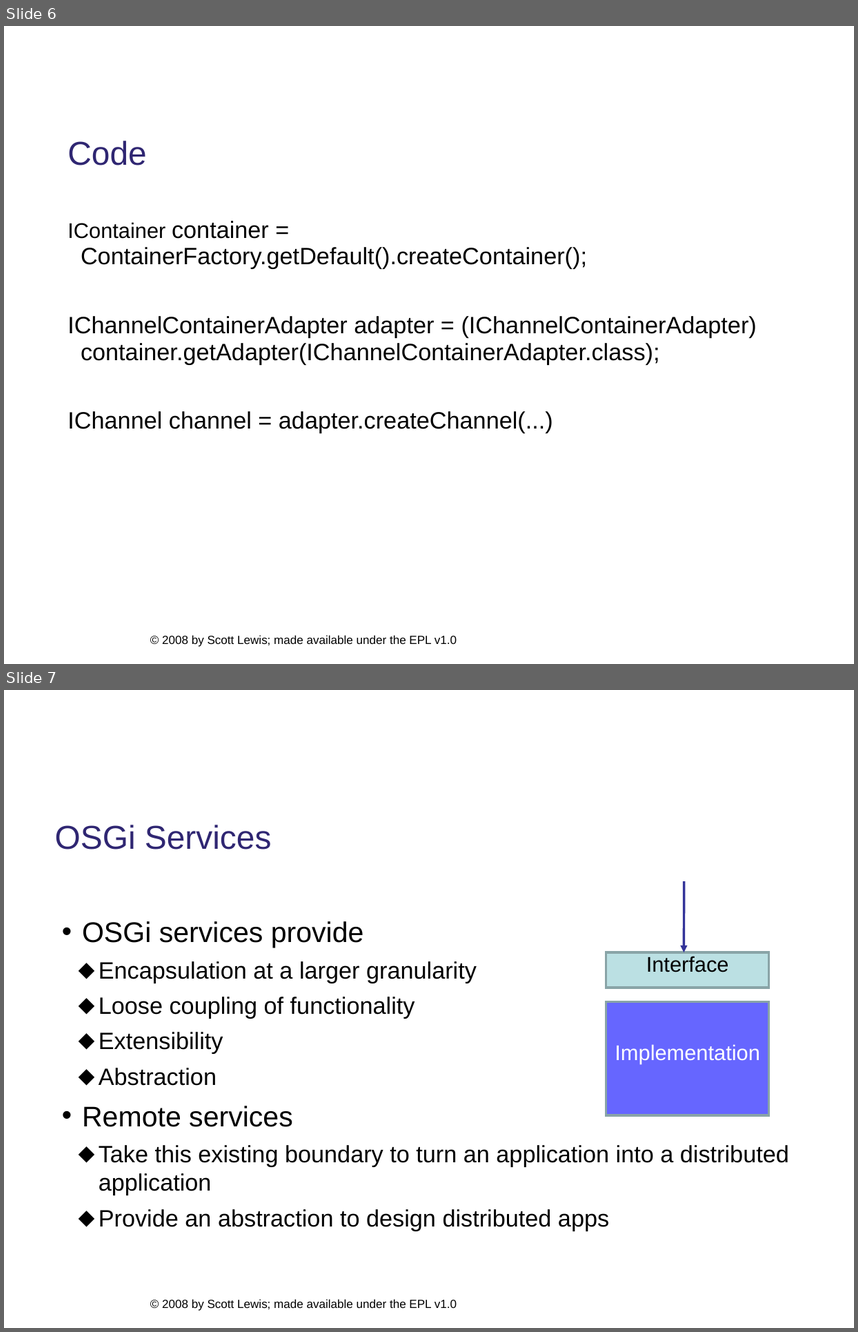
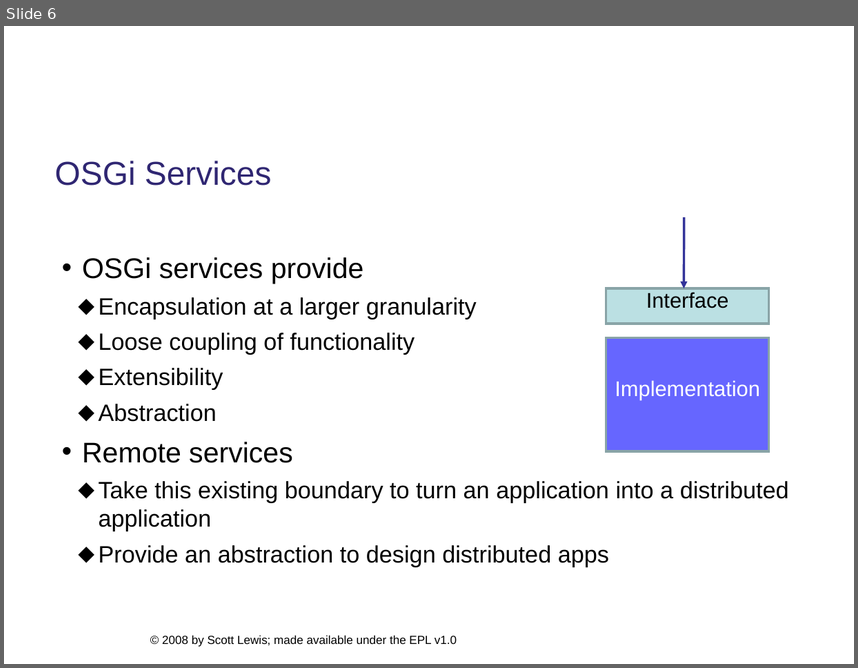
Before and after one commit to eclipse/ecf-website, a slide deck: presentations/eclipsedayatgoogleplex2008/ecf_overview_slewis.ppt. Shown one above the other, each under a label of ours: slides 6 and 7 before the commit, slide 6 after it. The pictures are 858x1332 and 858x668 pixels, drawn with LibreOffice and Linux fonts; fonts in the diff are those of the drawing; background and template pictures are left out. Boxes give left, top, right and bottom in pixels: in the first picture for what was removed or moved away, otherwise in the second. Text is boxed around its words. In the diff, an @@ line names an element or a change of style, - is before the commit and + after.

```diff
--- a/presentations/eclipsedayatgoogleplex2008/ecf_overview_slewis.ppt
+++ b/presentations/eclipsedayatgoogleplex2008/ecf_overview_slewis.ppt
@@ slide 6 removed at box(4, 26, 854, 664), background #FFFFFF; not listed: 1 template element that a slide beside it also shows @@
@@ title removed at box(67, 141, 146, 165) @@
-Code
@@ text removed at box(67, 221, 757, 433) @@
-IContainer container = ContainerFactory.getDefault().createContainer();
-IChannelContainerAdapter adapter = (IChannelContainerAdapter) container.getAdapter(IChannelContainerAdapter.class);
-IChannel channel = adapter.createChannel(...)
@@ what was slide 7 is now slide 6 @@
```
Also in this commit, not shown: 2 slides changed, 3 slides added, 3 other slides removed, 1 other file.
